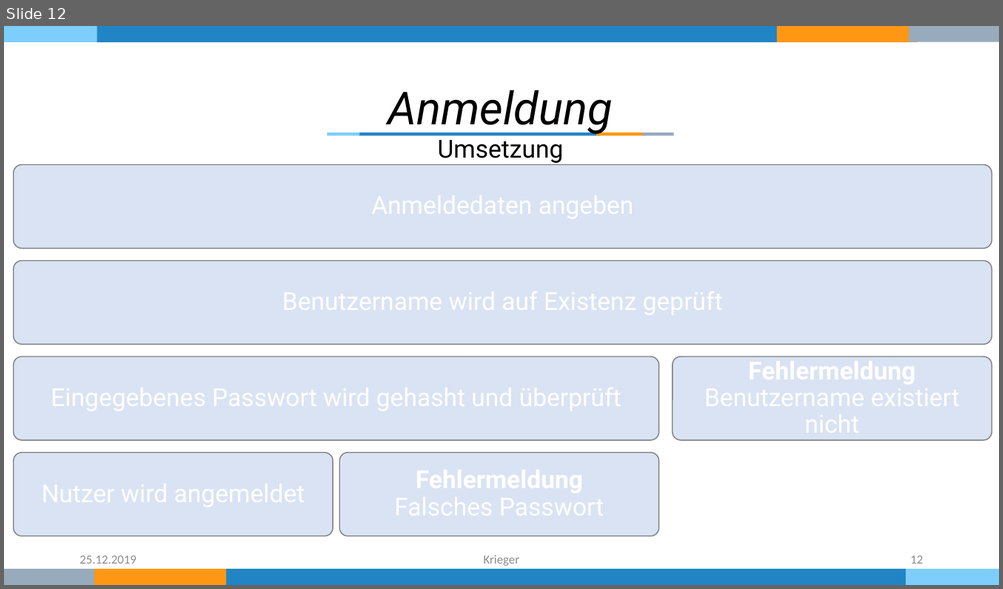
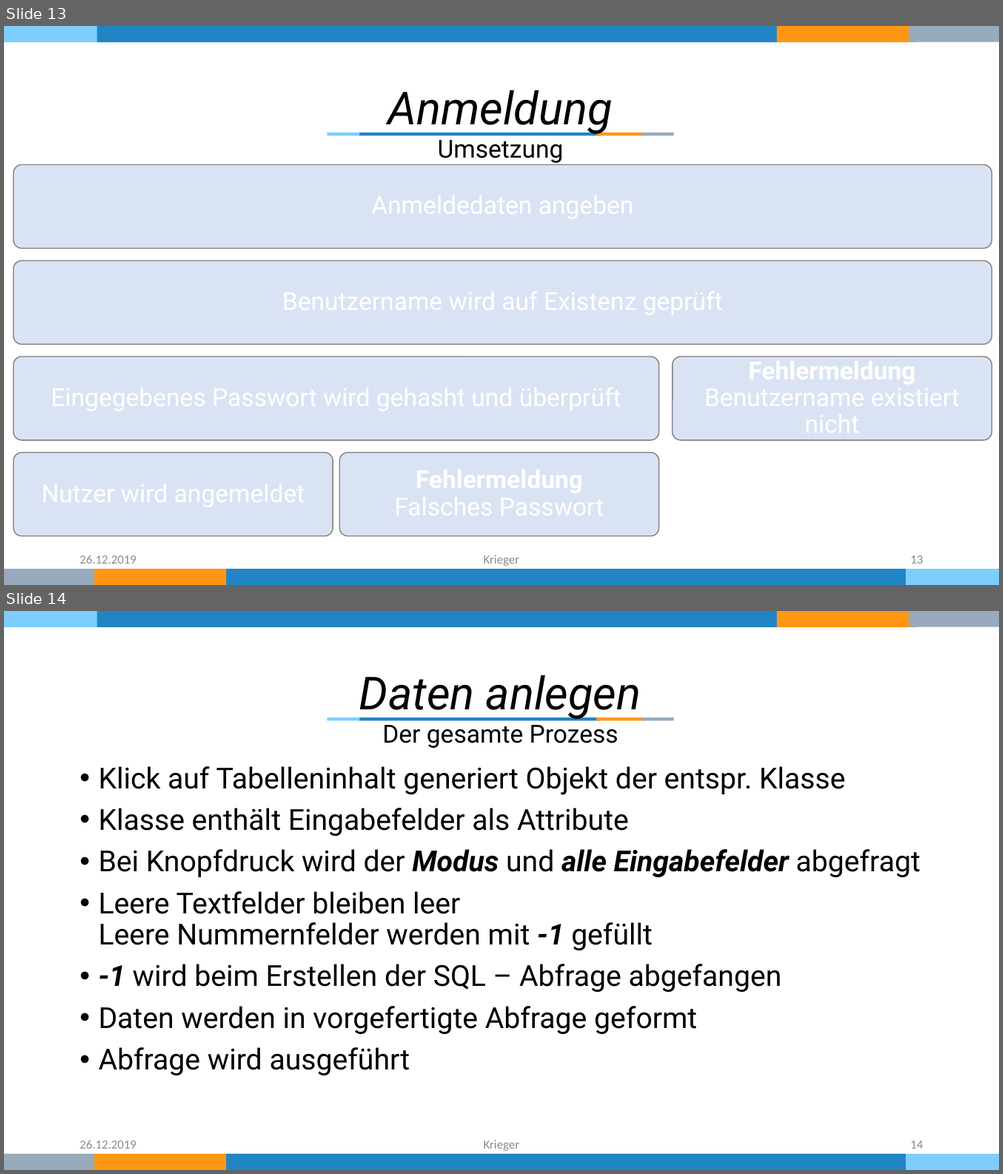
Before and after one commit to KriegersBlog/nordwind-tool, a slide deck: Dokumentation/Präsentation.pptx. Shown one above the other, each under a label of ours: slide 12 before the commit, slides 13 and 14 after it. The pictures are 1003x589 and 1003x1174 pixels, drawn with LibreOffice and Linux fonts; fonts in the diff are those of the drawing. Boxes give left, top, right and bottom in pixels: in the first picture for what was removed or moved away, otherwise in the second. Text is boxed around its words. In the diff, an @@ line names an element or a change of style, - is before the commit and + after.

```diff
--- a/Dokumentation/Präsentation.pptx
+++ b/Dokumentation/Präsentation.pptx
@@ slide 14 added at (x1=4, y1=611, x2=999, y2=1170), background #FFFFFF; not listed: 12 template elements that a slide beside it also shows @@
@@ text added at (x1=359, y1=675, x2=641, y2=721), 44 pt, text #000000, italic @@
+Daten anlegen
@@ text added at (x1=382, y1=720, x2=618, y2=748), 24 pt, text #000000 @@
+Der gesamte Prozess
@@ text added at (x1=99, y1=766, x2=920, y2=1076), 28 pt, text #000000 @@
+• Klick auf Tabelleninhalt generiert Objekt der entspr. Klasse
+• Klasse enthält Eingabefelder als Attribute
+• Bei Knopfdruck wird der Modus und alle Eingabefelder abgefragt
+• Leere Textfelder bleiben leer
+  Leere Nummernfelder werden mit -1 gefüllt
+• -1 wird beim Erstellen der SQL – Abfrage abgefangen
+• Daten werden in vorgefertigte Abfrage geformt
+• Abfrage wird ausgeführt
@@ text added at (x1=79, y1=1141, x2=136, y2=1149), 12 pt, text #8C8C8C @@
+26.12.2019
@@ text added at (x1=484, y1=1140, x2=519, y2=1151), 12 pt, text #8C8C8C @@
+Krieger
@@ page number added at (x1=910, y1=1141, x2=922, y2=1149), 12 pt, text #8C8C8C @@
+14
@@ what was slide 12 is now slide 13 @@
@@ slide 13 changed as well @@
@@ text at (x1=79, y1=556, x2=136, y2=564): text changed @@
-25.12.2019
+26.12.2019
@@ page number at (x1=910, y1=556, x2=922, y2=564): text changed @@
-12
+13
```
Also in this commit, not shown: 13 other slides changed.
